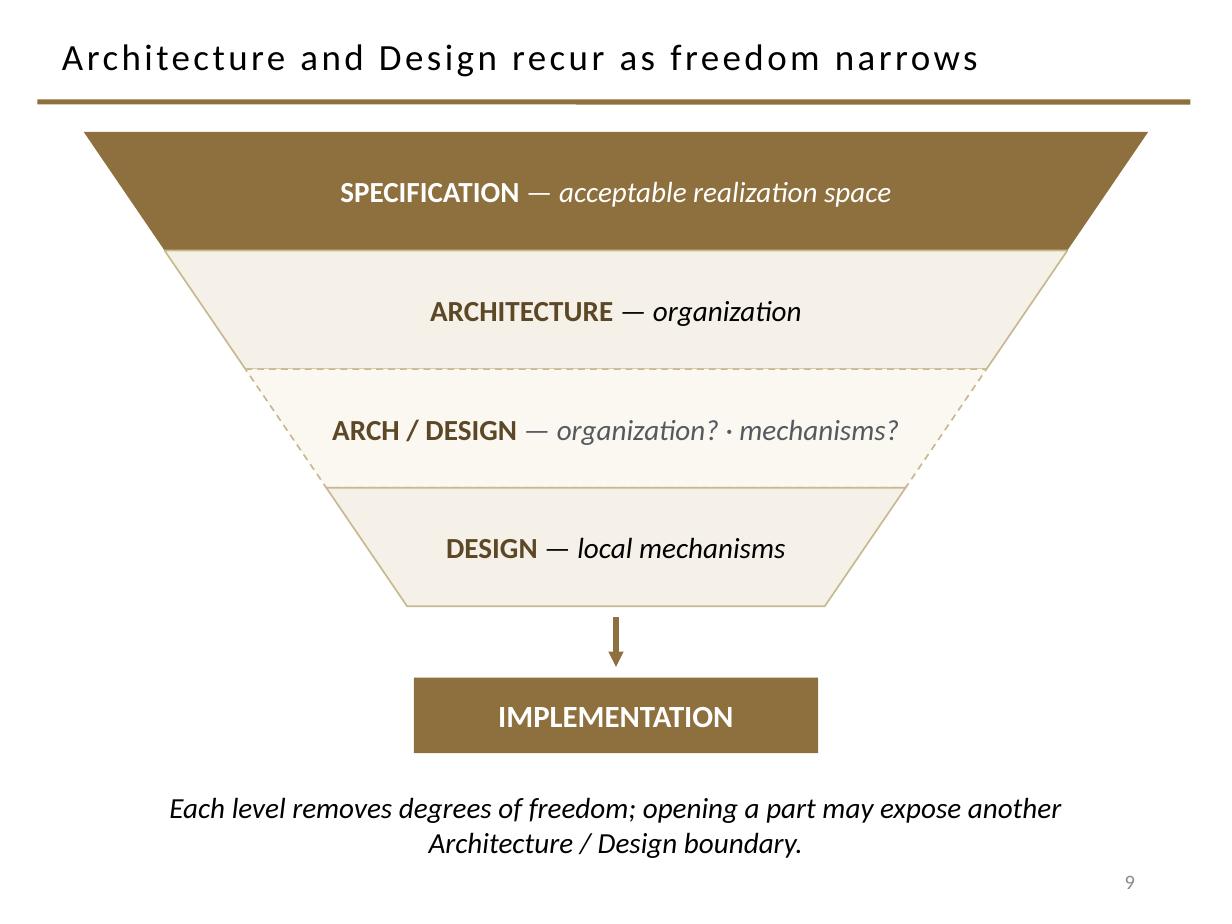
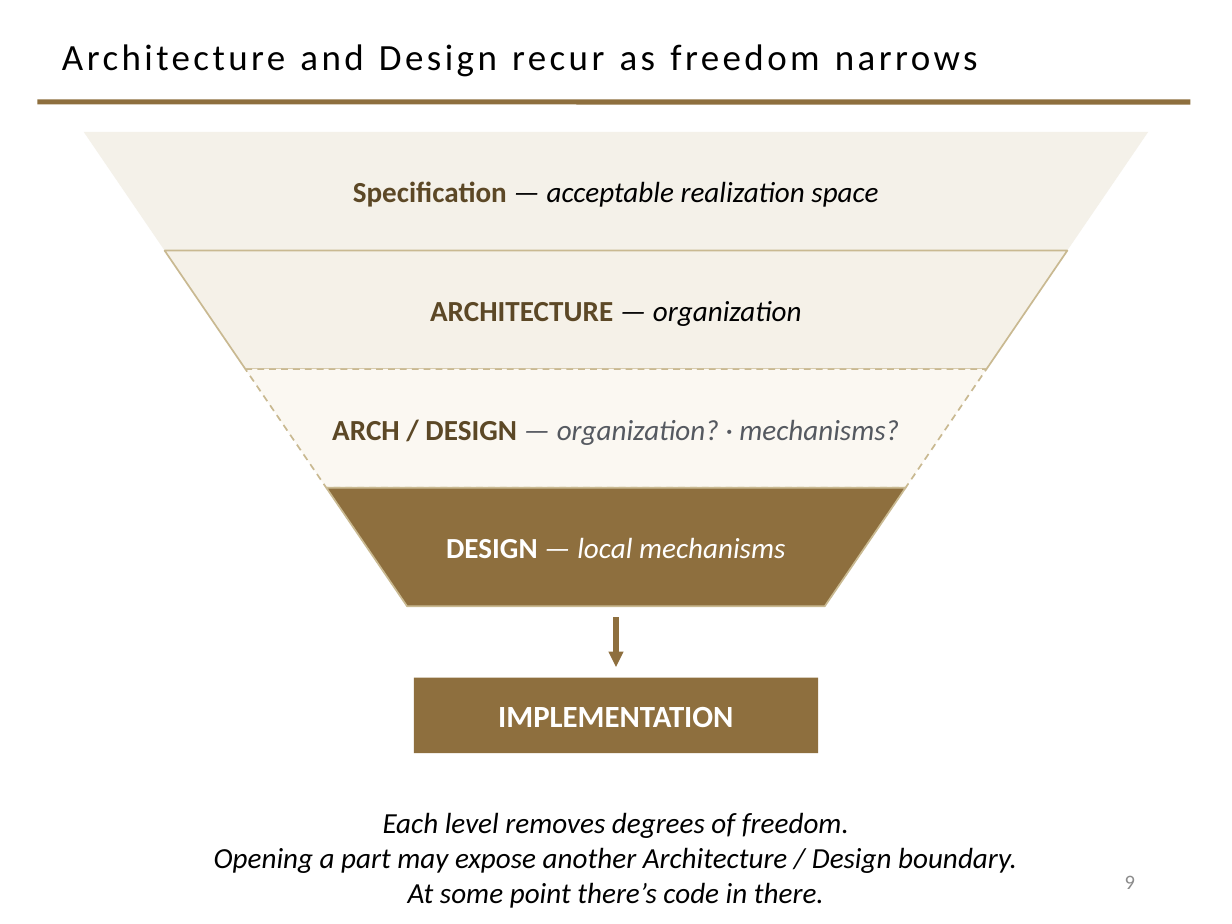
Before and after one commit to davisjam/model-based-agentic-software-engineering, a slide deck: slide 9 of course/lectures/act-1-foundations/07-design/1-7-Design.pptx. Drawn at 1232x924 pixels with LibreOffice and Linux fonts; fonts in the diff are those of the drawing; background and template pictures are left out. Boxes give left, top, right and bottom in pixels: in the first picture for what was removed or moved away, otherwise in the second. Text is boxed around its words. In the diff, an @@ line names an element or a change of style, - is before the commit and + after.

```diff
--- a/course/lectures/act-1-foundations/07-design/1-7-Design.pptx
+++ b/course/lectures/act-1-foundations/07-design/1-7-Design.pptx
@@ freeform shape "Specification — acceptable realization space" at (84, 132, 1148, 250): fill #8E6F3E to #F4F1E9 @@
@@ text in freeform shape at (353, 181, 878, 207): text changed; text colour #FFFFFF to #000000 @@
-SPECIFICATION — acceptable realization space
+Specification — acceptable realization space
@@ freeform shape "DESIGN — local mechanisms" at (326, 488, 906, 606): text colour #5C4826 to #FFFFFF in "DESIGN"; text colour #000000 to #FFFFFF in "— local mechanisms"; fill #F5F1E8 to #8E6F3E @@
@@ text "Each level removes degrees of ..." at (214, 812, 1017, 908): vertical alignment top to middle @@
@@ text at (214, 812, 1017, 908): text changed @@
-Each level removes degrees of freedom; opening a part may expose another Architecture / Design boundary.
+Each level removes degrees of freedom.
+Opening a part may expose another Architecture / Design boundary.
+At some point there’s code in there.
```
Also in this commit, not shown: 4 other slides changed.
